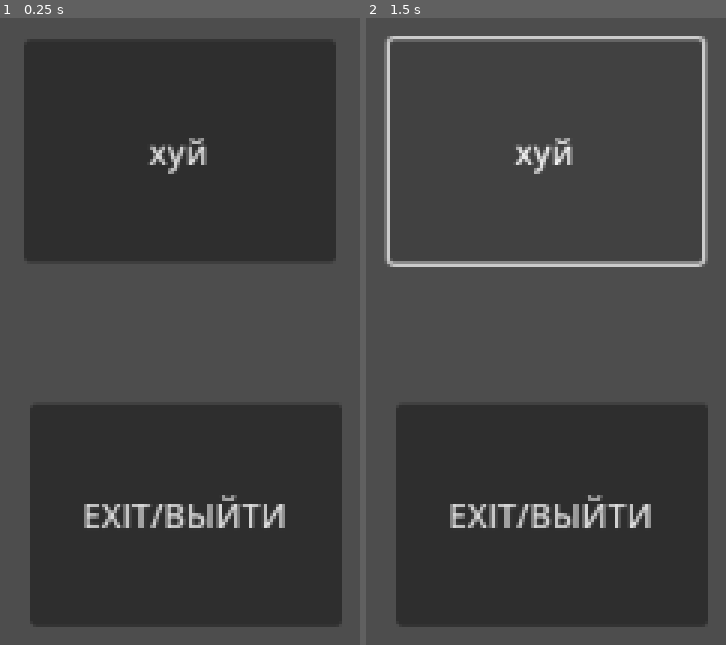
Above: before the commit, frames 1-2 (left to right).
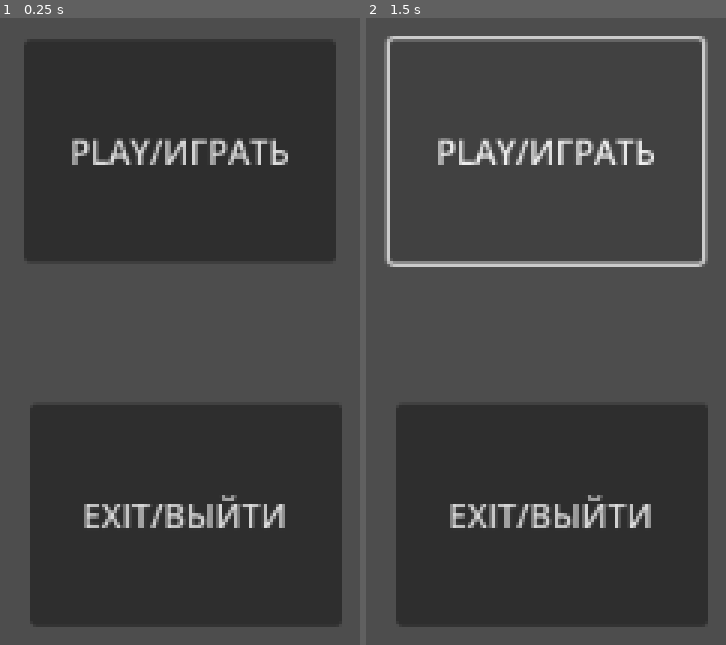
Above: after the commit, the same moments.

Repository: kirillbatzag/DA-dungeons-advencture
Game: Godot game, scene res://Main_Menu/main_menu.tscn
Two runs of this game, one before a commit and one after it. Both use one fixed random seed, a clock stepped at 60 frames per second and the inputs below. The project has no main scene, so this scene is started directly.
Inputs:
- Up to frame 1 (0.25 s): no input
- Up to frame 2 (1.5 s): click "хуй" (after the commit: "PLAY/ИГРАТЬ") at 0.5 s; click "хуй" (after the commit: "PLAY/ИГРАТЬ") at 1.25 s

The runs differ from the first frame. In frame 1, 1.6% of the frame differs, in the area x 20-80%, y 19-25%; in frame 2, 1.6%.

Commit message:
Настройка кнопок
Настроил кнопки

Diff:
--- /dev/null
+++ b/Main_Location/location.tscn
@@ -0,0 +1,3 @@
+[gd_scene format=3 uid="uid://brsitbyubrmo0"]
+
+[node name="Location" type="Node2D"]
--- /dev/null
+++ b/Main_Menu/main_menu.gd
@@ -0,0 +1,10 @@
+extends Node2D
+
+
+
+func _on_start_bt_pressed():
+	pass
+
+
+func _on_quit_bt_pressed():
+	get_tree().quit()
--- a/Main_Menu/main_menu.tscn
+++ b/Main_Menu/main_menu.tscn
@@ -1,13 +1,16 @@
-[gd_scene format=3 uid="uid://b5pevcljbpf33"]
+[gd_scene load_steps=2 format=3 uid="uid://b5pevcljbpf33"]
+
+[ext_resource type="Script" path="res://Main_Menu/main_menu.gd" id="1_2d30t"]
 
 [node name="MainMenu" type="Node2D"]
+script = ExtResource("1_2d30t")
 
 [node name="Start_BT" type="Button" parent="."]
 offset_left = 558.0
 offset_top = 38.0
 offset_right = 708.0
 offset_bottom = 145.0
-text = "хуй"
+text = "PLAY/ИГРАТЬ"
 text_overrun_behavior = 1
 
 [node name="Quit_BT" type="Button" parent="."]
@@ -17,3 +20,6 @@
 offset_bottom = 320.0
 text = "EXIT/ВЫЙТИ"
 text_overrun_behavior = 1
+
+[connection signal="pressed" from="Start_BT" to="." method="_on_start_bt_pressed"]
+[connection signal="pressed" from="Quit_BT" to="." method="_on_quit_bt_pressed"]
